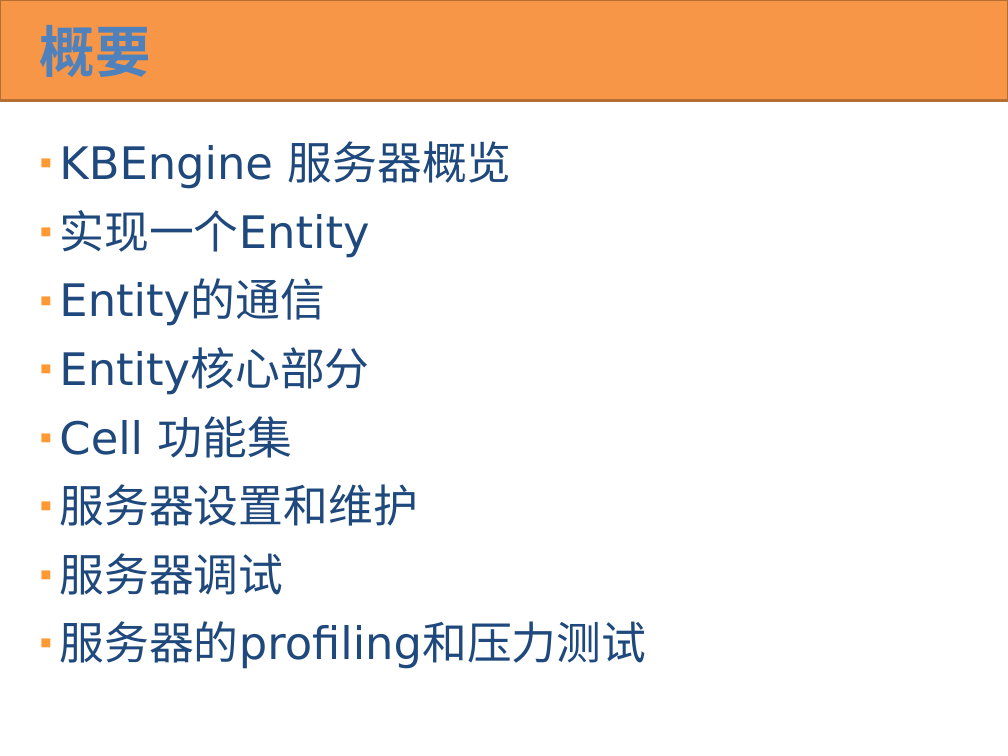
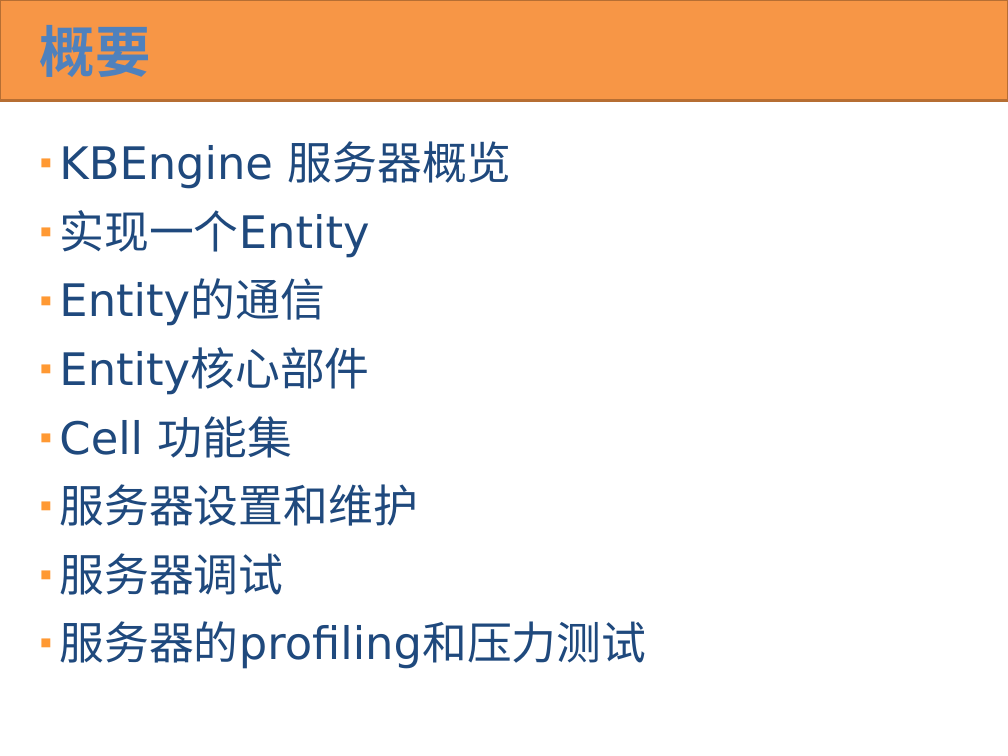
Before and after one commit to kbengine/kbengine, a slide deck: slide 2 of docs/KBEngine overview(cn).pptx. Drawn at 1008x756 pixels with LibreOffice and Linux fonts; fonts in the diff are those of the drawing. Boxes give left, top, right and bottom in pixels: in the first picture for what was removed or moved away, otherwise in the second. Text is boxed around its words. In the diff, an @@ line names an element or a change of style, - is before the commit and + after.

```diff
--- a/docs/KBEngine overview(cn).pptx
+++ b/docs/KBEngine overview(cn).pptx
@@ text at bbox=[59, 349, 369, 395]: text changed @@
-▪ Entity核心部分
+▪ Entity核心部件
```
Also in this commit, not shown: 7 other slides changed.
